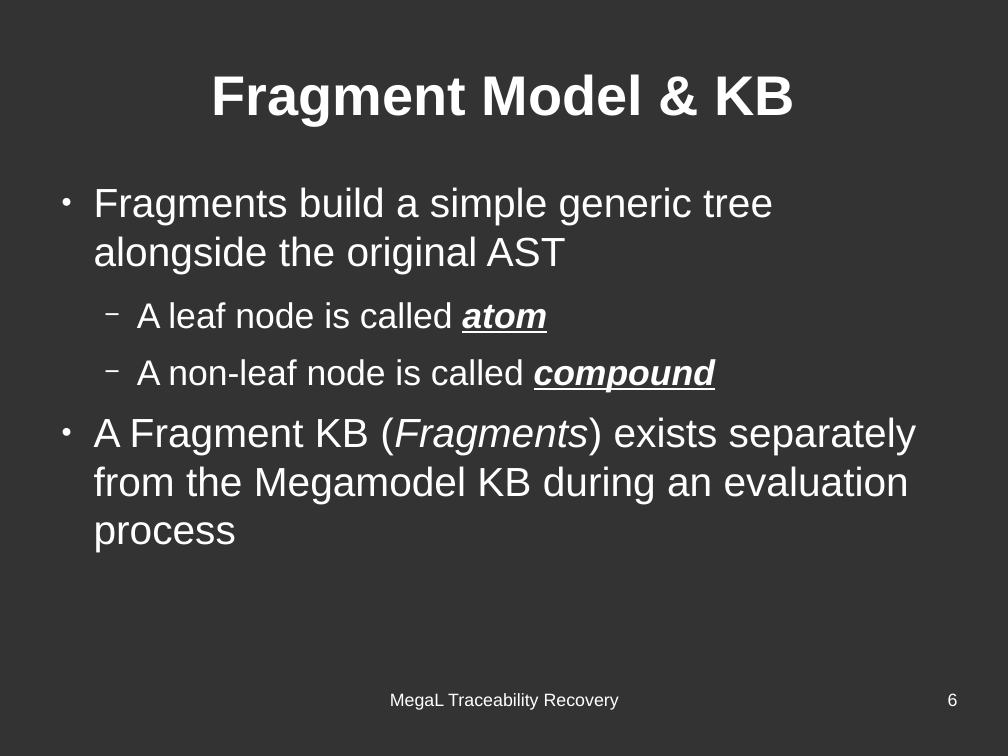
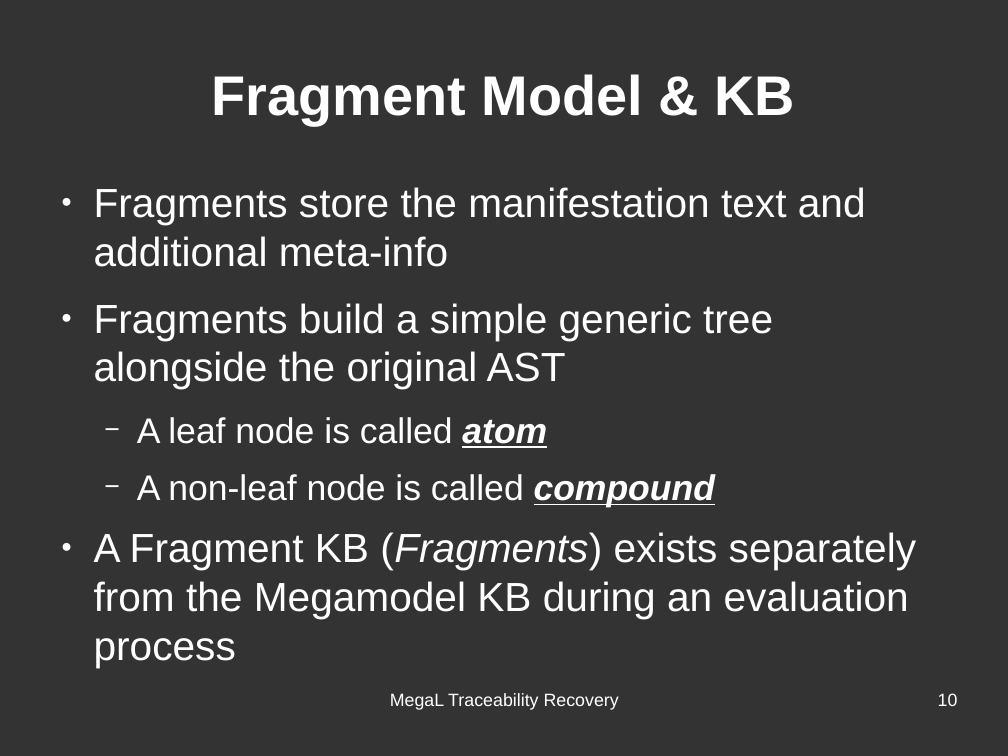
Before and after one commit to hayasam/megal-tr, a slide deck: slide 10 of slides/meeting-2016-06-28/meeting-2016-06-28.odp (slide 6 before the commit). Drawn at 1008x756 pixels with LibreOffice and Linux fonts; fonts in the diff are those of the drawing. Boxes give left, top, right and bottom in pixels: in the first picture for what was removed or moved away, otherwise in the second. Text is boxed around its words. In the diff, an @@ line names an element or a change of style, - is before the commit and + after.

```diff
--- a/slides/meeting-2016-06-28/meeting-2016-06-28.odp
+++ b/slides/meeting-2016-06-28/meeting-2016-06-28.odp
@@ text at (94, 187, 866, 267): paragraph added @@
+● Fragments store the manifestation text and additional meta-info
@@ page number at (938, 693, 958, 706): text changed @@
-6
+10
```
Also in this commit, not shown: 10 other slides changed, 5 slides added, 5 slides removed, 1 other file.
